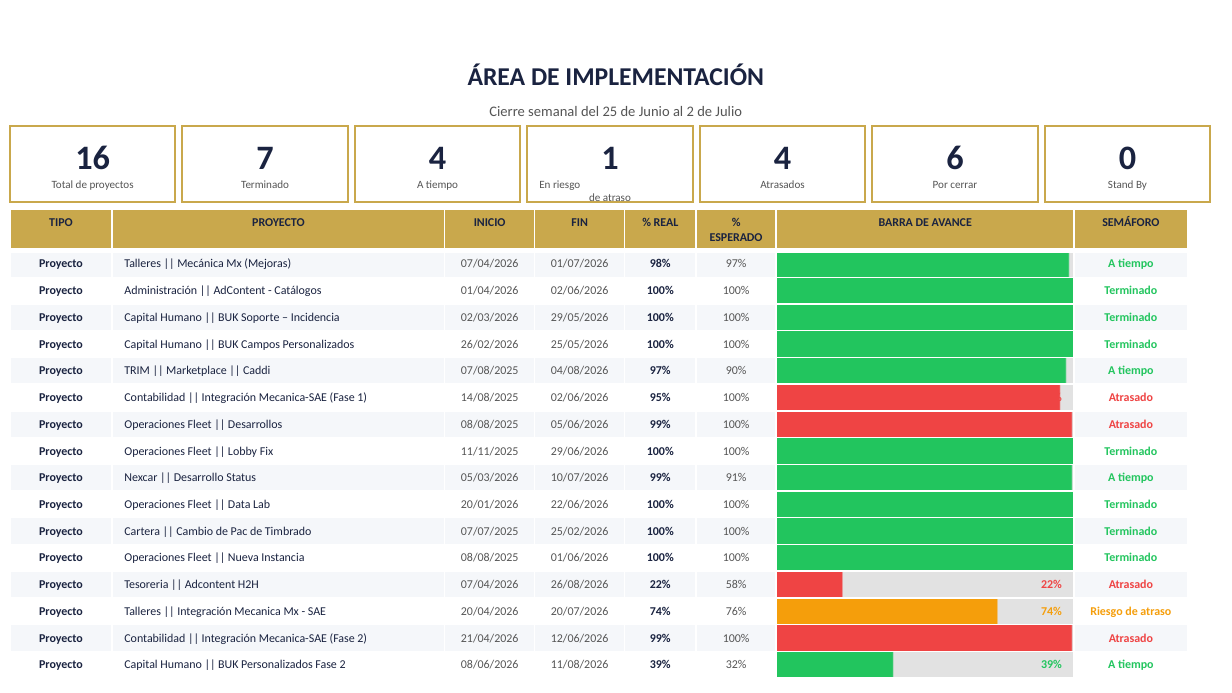
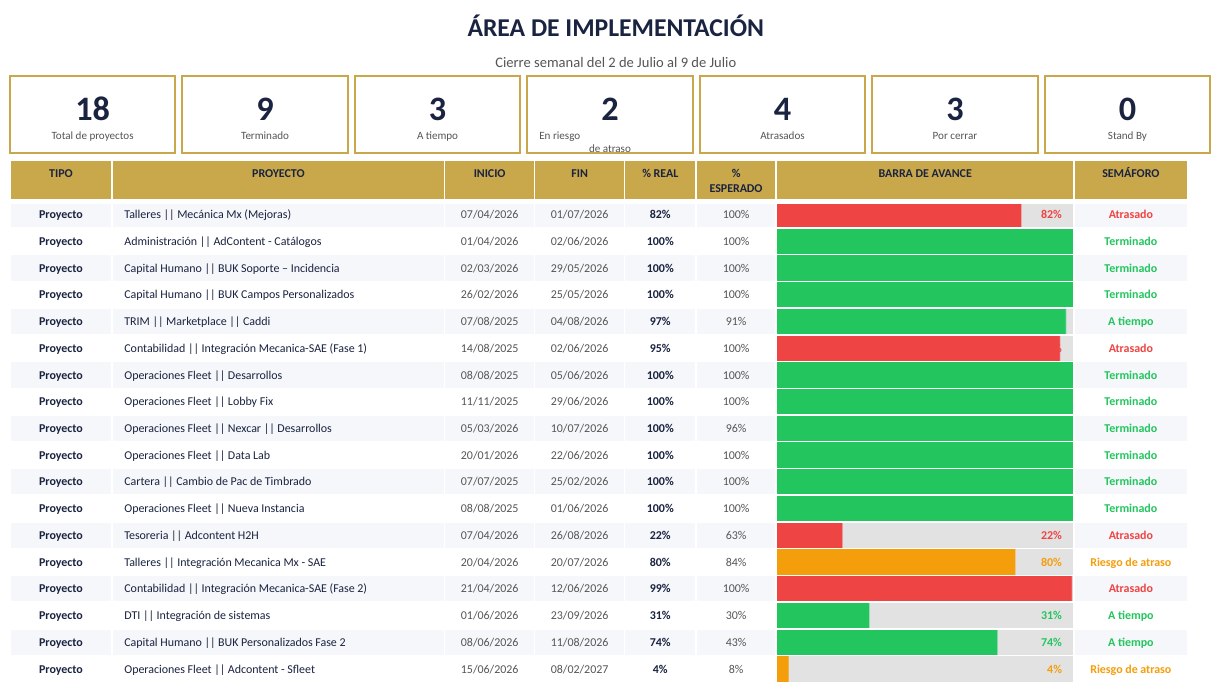
Before and after one commit to DTI-Dashboard/Proyectos, a slide deck: slide 2 of cierre_base.pptx. Drawn at 1232x693 pixels with LibreOffice and Linux fonts; fonts in the diff are those of the drawing; background and template pictures are left out. Boxes give left, top, right and bottom in pixels: in the first picture for what was removed or moved away, otherwise in the second. Text is boxed around its words. In the diff, an @@ line names an element or a change of style, - is before the commit and + after.

Commit message:
reporte: actualizar cierre_base.pptx (bajo demanda)

```diff
--- a/cierre_base.pptx
+++ b/cierre_base.pptx
@@ text at <box>495,57,737,67</box>: text changed @@
-Cierre semanal del 25 de Junio al 2 de Julio
+Cierre semanal del 2 de Julio al 9 de Julio
@@ 10 texts, 7 rectangles: place and size @@
-10 texts, 7 rectangles at <box>10,64,1210,203</box>
+10 texts, 7 rectangles at <box>10,15,1210,154</box>
@@ text at <box>75,96,110,121</box>: text changed @@
-16
+18
@@ text at <box>256,97,273,120</box>: text changed @@
-7
+9
@@ text at <box>429,97,446,121</box>: text changed @@
-4
+3
@@ text at <box>601,97,618,120</box>: text changed @@
-1
+2
@@ text at <box>946,97,963,121</box>: text changed @@
-6
+3
@@ table at <box>10,160,1188,679</box> @@
-row 2: Proyecto | Talleres || Mecánica Mx (Mejoras) | 07/04/2026 | 01/07/2026 | 98% | 97% | 98% | A tiempo
+row 2: Proyecto | Talleres || Mecánica Mx (Mejoras) | 07/04/2026 | 01/07/2026 | 82% | 100% | 82% | Atrasado
-row 6, column 6: 90%
+row 6, column 6: 91%
-row 8: Proyecto | Operaciones Fleet || Desarrollos | 08/08/2025 | 05/06/2026 | 99% | 100% | 99% | Atrasado
+row 8: Proyecto | Operaciones Fleet || Desarrollos | 08/08/2025 | 05/06/2026 | 100% | 100% | 100% | Terminado
-row 10: Proyecto | Nexcar || Desarrollo Status | 05/03/2026 | 10/07/2026 | 99% | 91% | 99% | A tiempo
+row 10: Proyecto | Operaciones Fleet || Nexcar || Desarrollos | 05/03/2026 | 10/07/2026 | 100% | 96% | 100% | Terminado
-row 14, column 6: 58%
+row 14, column 6: 63%
-row 15: Proyecto | Talleres || Integración Mecanica Mx - SAE | 20/04/2026 | 20/07/2026 | 74% | 76% | 74% | Riesgo de atraso
+row 15: Proyecto | Talleres || Integración Mecanica Mx - SAE | 20/04/2026 | 20/07/2026 | 80% | 84% | 80% | Riesgo de atraso
-row 17: Proyecto | Capital Humano || BUK Personalizados Fase 2 | 08/06/2026 | 11/08/2026 | 39% | 32% | 39% | A tiempo
+row 17: Proyecto | DTI || Integración de sistemas | 01/06/2026 | 23/09/2026 | 31% | 30% | 31% | A tiempo
+row 18: Proyecto | Capital Humano || BUK Personalizados Fase 2 | 08/06/2026 | 11/08/2026 | 74% | 43% | 74% | A tiempo
+row 19: Proyecto | Operaciones Fleet || Adcontent - Sfleet | 15/06/2026 | 08/02/2027 | 4% | 8% | 4% | Riesgo de atraso
@@ table: place and size @@
-table at <box>10,209,1188,674</box>
+table at <box>10,160,1188,679</box>
```
Also in this commit, not shown: 2 other slides changed.
